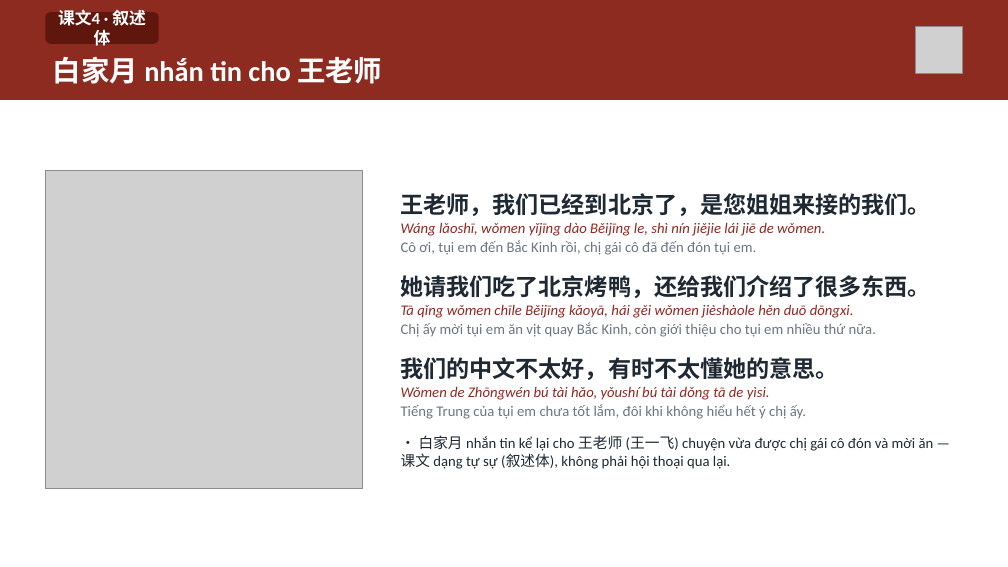
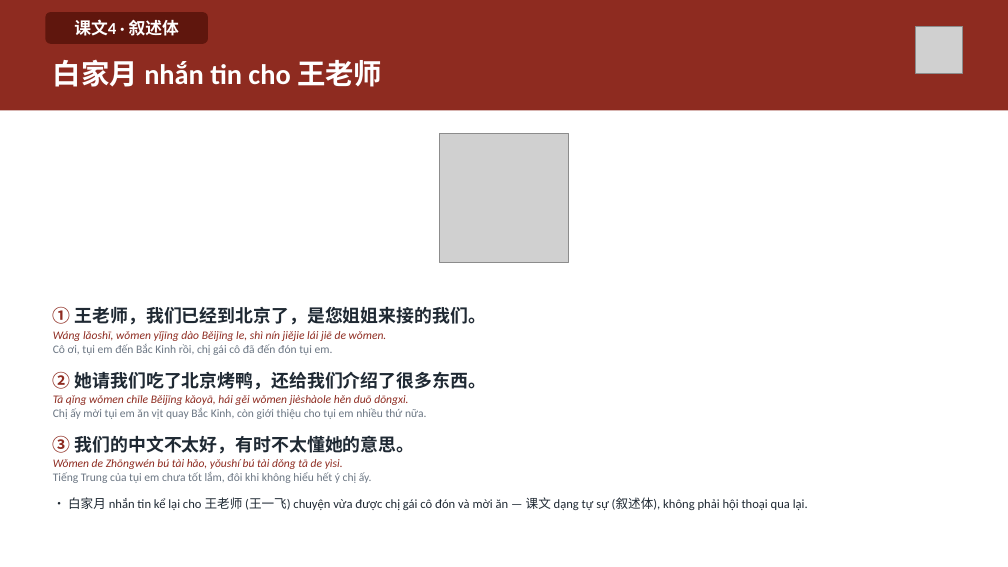
Before and after one commit to HuyenNguyen911/chinese-learning-os, a slide deck: slide 18 of output/hsk2/buoi01_moian_vitquay/slide/Buoi-01-Moian-Vitquay.pptx. Drawn at 1008x567 pixels with LibreOffice and Linux fonts; fonts in the diff are those of the drawing; grey boxes stand for pictures. Boxes give left, top, right and bottom in pixels: in the first picture for what was removed or moved away, otherwise in the second. Text is boxed around its words. In the diff, an @@ line names an element or a change of style, - is before the commit and + after.

```diff
--- a/output/hsk2/buoi01_moian_vitquay/slide/Buoi-01-Moian-Vitquay.pptx
+++ b/output/hsk2/buoi01_moian_vitquay/slide/Buoi-01-Moian-Vitquay.pptx
@@ rectangle: place and size @@
-rectangle at <box>0,0,1008,100</box>
+rectangle at <box>0,0,1008,110</box>
@@ rounded rectangle "课文4 · 叙述体": place and size @@
-rounded rectangle "课文4 · 叙述体" at <box>45,12,159,44</box>
+rounded rectangle "课文4 · 叙述体" at <box>45,12,208,44</box>
@@ picture: place and size @@
-picture at <box>45,171,363,488</box>
+picture at <box>439,133,569,262</box>
@@ text "① 王老师，我们已经到北京了，是您姐姐来接的我们。": place and size @@
-text "① 王老师，我们已经到北京了，是您姐姐来接的我们。" at <box>401,193,934,469</box>
+text "① 王老师，我们已经到北京了，是您姐姐来接的我们。" at <box>53,307,808,510</box>
@@ text at <box>53,307,486,325</box>: text changed; size 22 to 17 pt @@
-王老师，我们已经到北京了，是您姐姐来接的我们。
+① 王老师，我们已经到北京了，是您姐姐来接的我们。
@@ text at <box>53,331,808,510</box>: size 14 to 11 pt in "Wáng lǎoshī, wǒmen yǐjīng dào Běijīng le, ...", "Cô ơi, tụi em đến Bắc Kinh ...", "Tā qǐng wǒmen chīle Běijīng kǎoyā, hái ...", "Chị ấy mời tụi em ăn vịt ..." and 2 more places; size 14 to 12 pt in "• 白家月 nhắn tin kể lại cho ..."; less space between paragraphs @@
@@ text at <box>53,371,486,390</box>: text changed; size 22 to 17 pt @@
-她请我们吃了北京烤鸭，还给我们介绍了很多东西。
+② 她请我们吃了北京烤鸭，还给我们介绍了很多东西。
@@ text at <box>53,435,415,454</box>: text changed; size 22 to 17 pt @@
-我们的中文不太好，有时不太懂她的意思。
+③ 我们的中文不太好，有时不太懂她的意思。
```
Also in this commit, not shown: 24 other slides changed, 16 other files.
